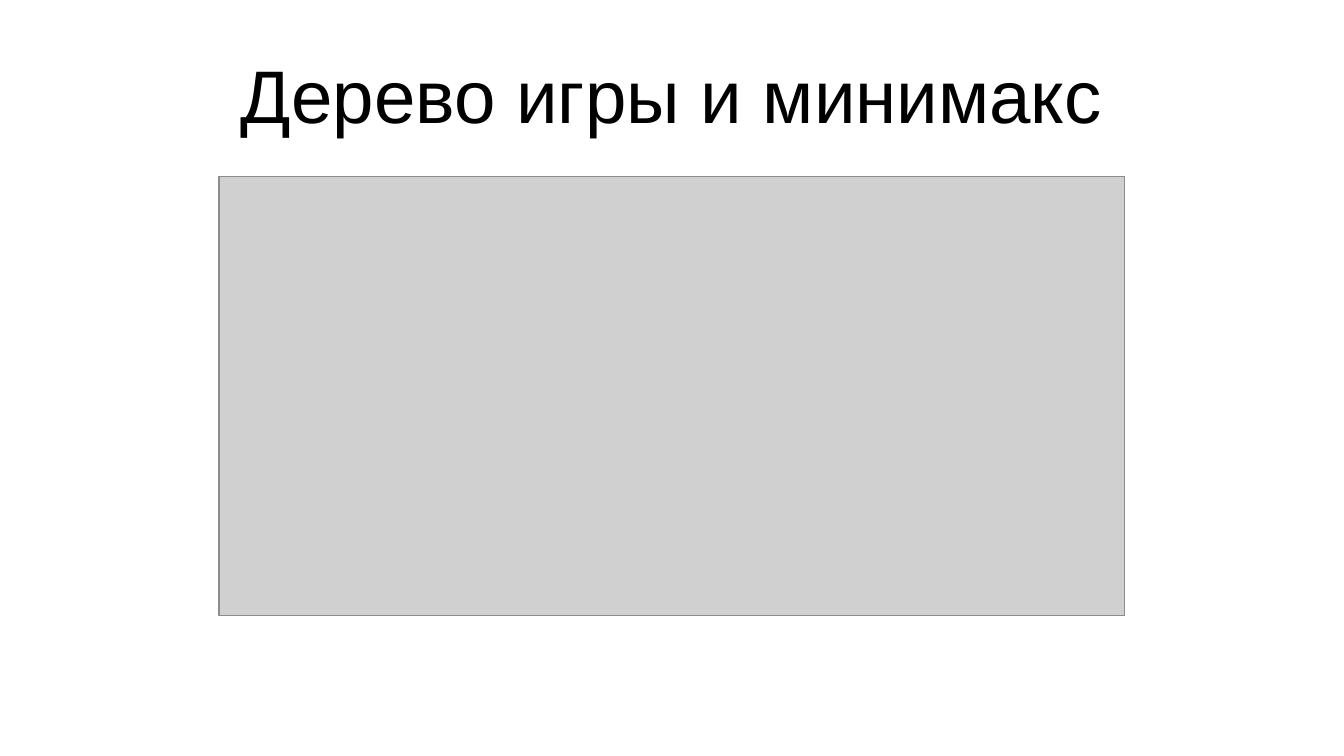
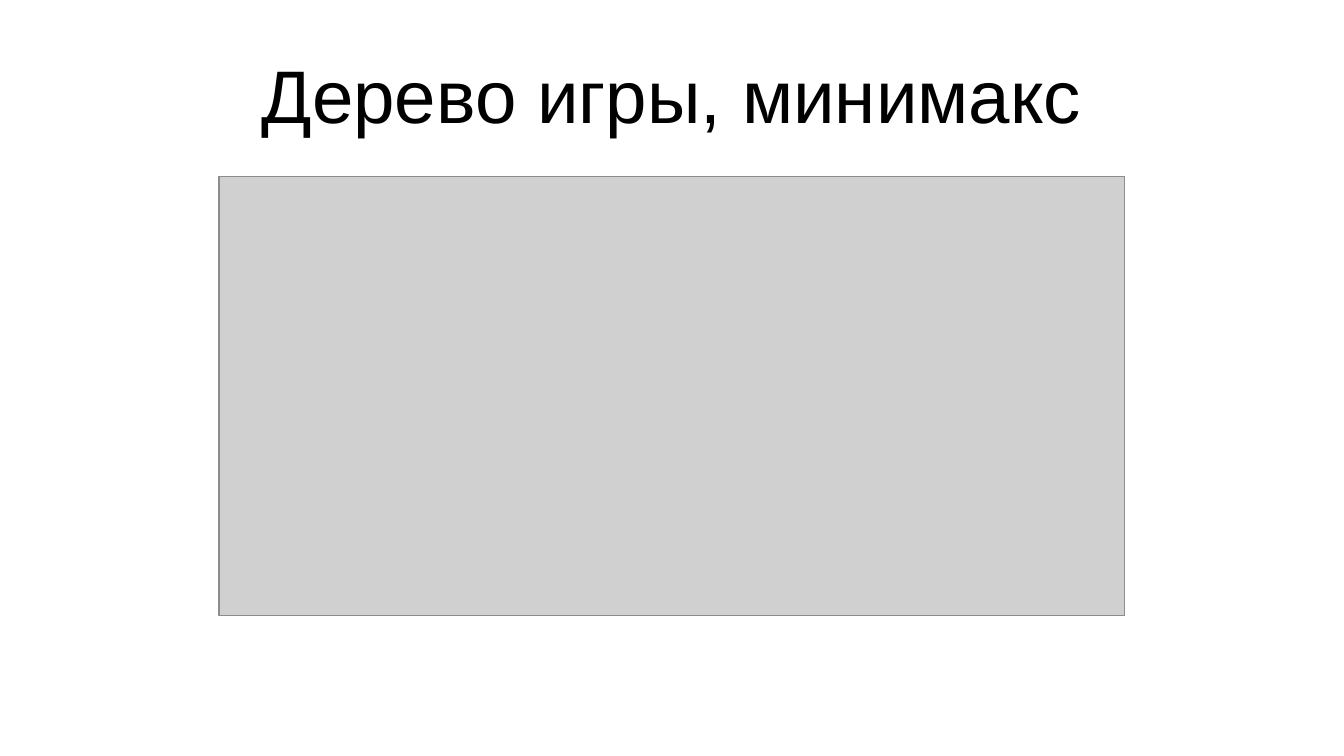
Before and after one commit to iv4n-t3a/checkers-engine, a slide deck: slide 6 of doc/presentation.odp (slide 3 before the commit). Drawn at 1344x756 pixels with LibreOffice and Linux fonts; fonts in the diff are those of the drawing; grey boxes stand for pictures. Boxes give left, top, right and bottom in pixels: in the first picture for what was removed or moved away, otherwise in the second. Text is boxed around its words. In the diff, an @@ line names an element or a change of style, - is before the commit and + after.

```diff
--- a/doc/presentation.odp
+++ b/doc/presentation.odp
@@ title at (262, 71, 1081, 137): text changed @@
-Дерево игры и минимакс
+Дерево игры, минимакс
```
Also in this commit, not shown: 6 other slides changed, 3 slides added, 1 slide removed, 7 other files.
